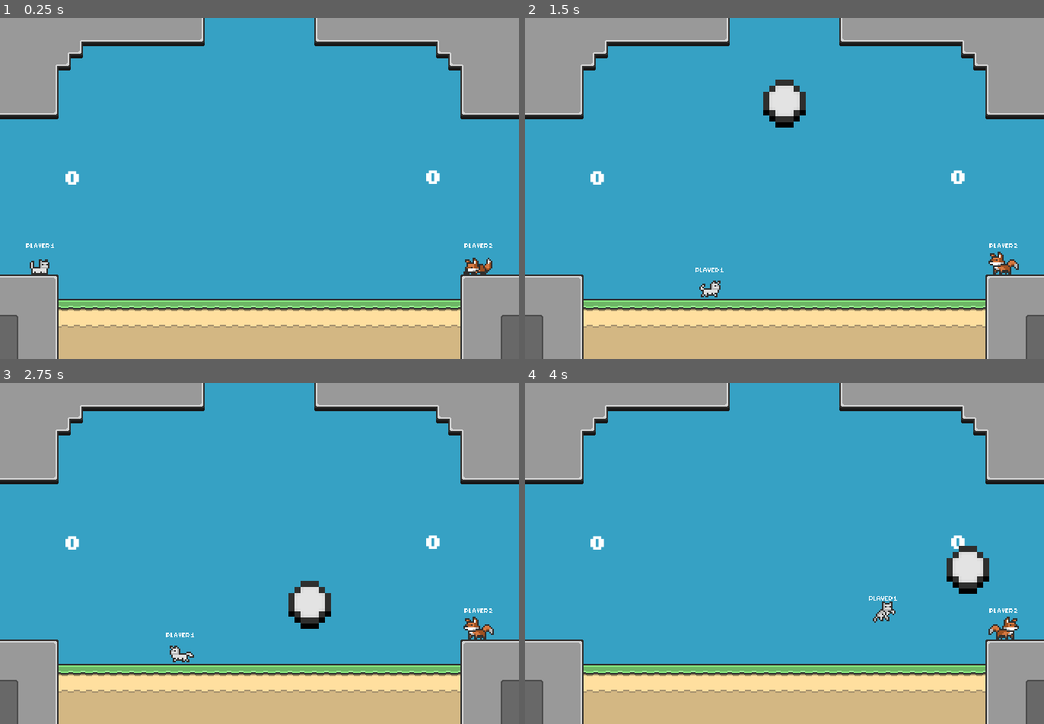
Above: before the commit, frames 1-4 (two rows, left to right).
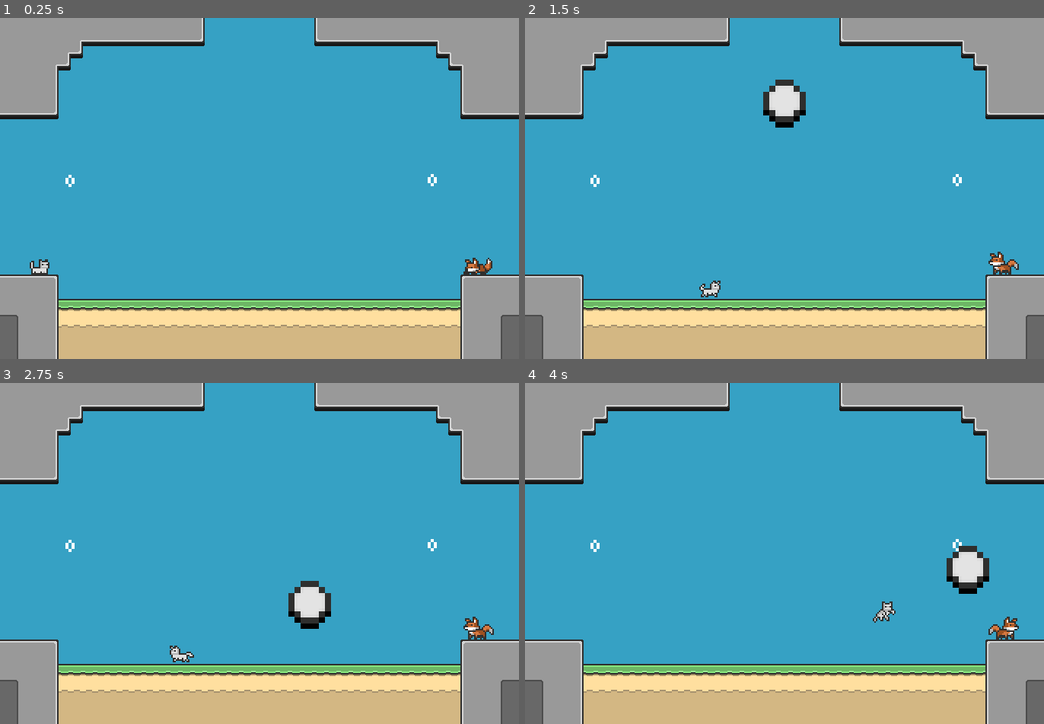
Above: after the commit, the same moments.

Repository: t0qen/juxtra-game
Game: Godot game, scene res://scenes/roots.tscn
Two runs of this game, one before a commit and one after it. Both use one fixed random seed, a clock stepped at 60 frames per second and the inputs below.
Inputs:
- Up to frame 1 (0.25 s): no input
- Up to frame 2 (1.5 s): tap Enter at 0.5 s; hold D (move_right_1) from 0.53 s (still down); tap X (dash_1) at 0.6 s; tap Z (jump_1) at 0.77 s; tap Keypad 0 (dash_2) at 1.35 s
- Up to frame 3 (2.75 s): tap Z (jump_1) at 1.52 s; release D (move_right_1) at 2.03 s; hold Q (move_left_1) from 2.03 s (still down); hold Down (down_2) from 2.03 s (still down)
- Up to frame 4 (4 s): release Q (move_left_1) at 2.78 s; release Down (down_2) at 2.78 s; hold D (move_right_1) from 2.78 s (still down); tap Left (move_left_2) at 2.85 s; tap Z (jump_1) at 3.02, 3.77 s; tap Right (move_right_2) at 3.6 s

The runs differ from the first frame. In frame 1, 0.2% of the frame differs, in the area x 4-95%, y 44-68%; in frame 2, 0.2%; in frame 3, 0.2%; in frame 4, 0.2%.

Commit message:
Changed font

Diff:
--- a/scenes/local_multi.tscn
+++ b/scenes/local_multi.tscn
@@ -5,7 +5,7 @@
 [ext_resource type="Texture2D" uid="uid://r8nku622d1jt" path="res://assets/levels/tileset/shadows.png" id="3_0kpru"]
 [ext_resource type="Texture2D" uid="uid://dyu4wu4qev4c5" path="res://assets/levels/tileset/custom.png" id="4_28ewj"]
 [ext_resource type="PackedScene" uid="uid://beenxjvyp6tpg" path="res://scenes/goal.tscn" id="5_3q71m"]
-[ext_resource type="FontFile" uid="uid://bb8rdhfu6uqrq" path="res://assets/fonts/Tiny5-Bold.otf" id="7_0kpru"]
+[ext_resource type="FontFile" uid="uid://crkgj2c3hvkwh" path="res://assets/fonts/Bytesized-Regular.ttf" id="6_p8ruy"]
 
 [sub_resource type="TileSetAtlasSource" id="TileSetAtlasSource_3aild"]
 texture = ExtResource("2_evb6e")
@@ -410,12 +410,12 @@
 sources/0 = SubResource("TileSetAtlasSource_lw72l")
 
 [sub_resource type="LabelSettings" id="LabelSettings_0kpru"]
-font = ExtResource("7_0kpru")
+font = ExtResource("6_p8ruy")
 font_size = 32
 shadow_size = 0
 
 [sub_resource type="LabelSettings" id="LabelSettings_p8ruy"]
-font = ExtResource("7_0kpru")
+font = ExtResource("6_p8ruy")
 font_size = 32
 shadow_size = 0
 
--- a/scenes/scripts/player.gd
+++ b/scenes/scripts/player.gd
@@ -7,6 +7,7 @@
 var player_set : bool = false
 @onready var player_1_text: Sprite2D = $Player1Text
 @onready var player_2_text: Sprite2D = $Player2Text
+@export var enable_player_text : bool = false
 
 #region MOVEMENTS
 @export_group("Movements")
@@ -127,12 +128,14 @@
 		print("Camera not set...")
 
 	if current_player == 1:
-		player_1_text.show()
-		player_2_text.hide()
+		if enable_player_text:
+			player_1_text.show()
+			player_2_text.hide()
 	else:
 		sprites.flip_h = true # flip player 2 sprite
-		player_1_text.hide()
-		player_2_text.show()
+		if enable_player_text:
+			player_1_text.hide()
+			player_2_text.show()
 
 func _physics_process(delta: float) -> void: # each frame we call this function to update player state, for example if he's not on ground we set his state to fall, etc
 	#Engine.time_scale = 0.1
